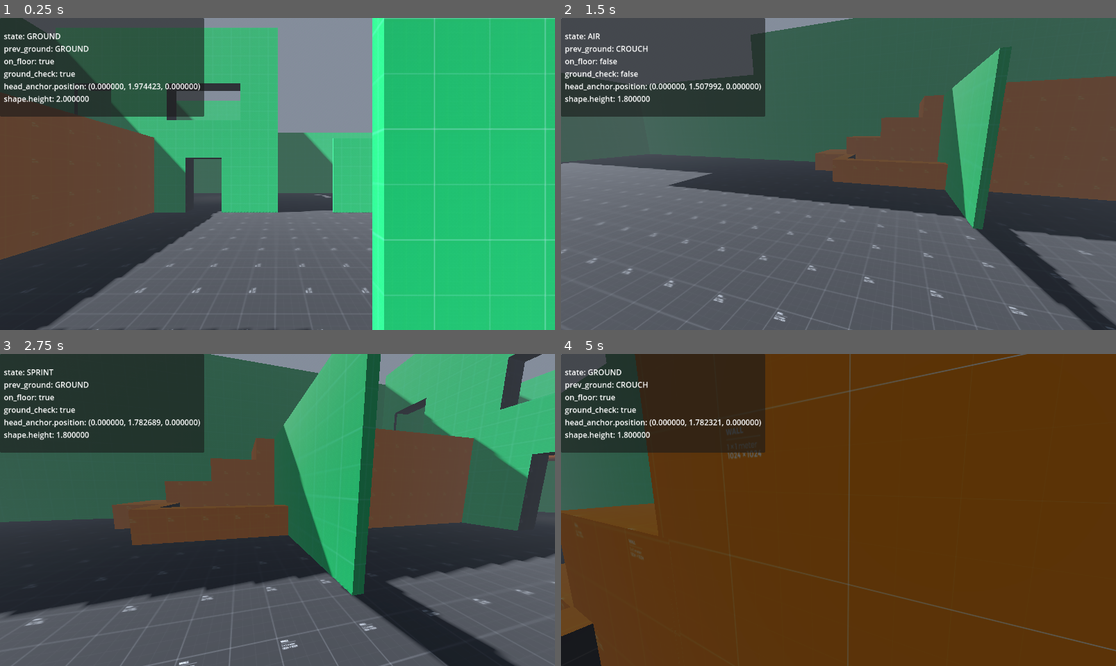
Above: before the commit, frames 1-4 (two rows, left to right).
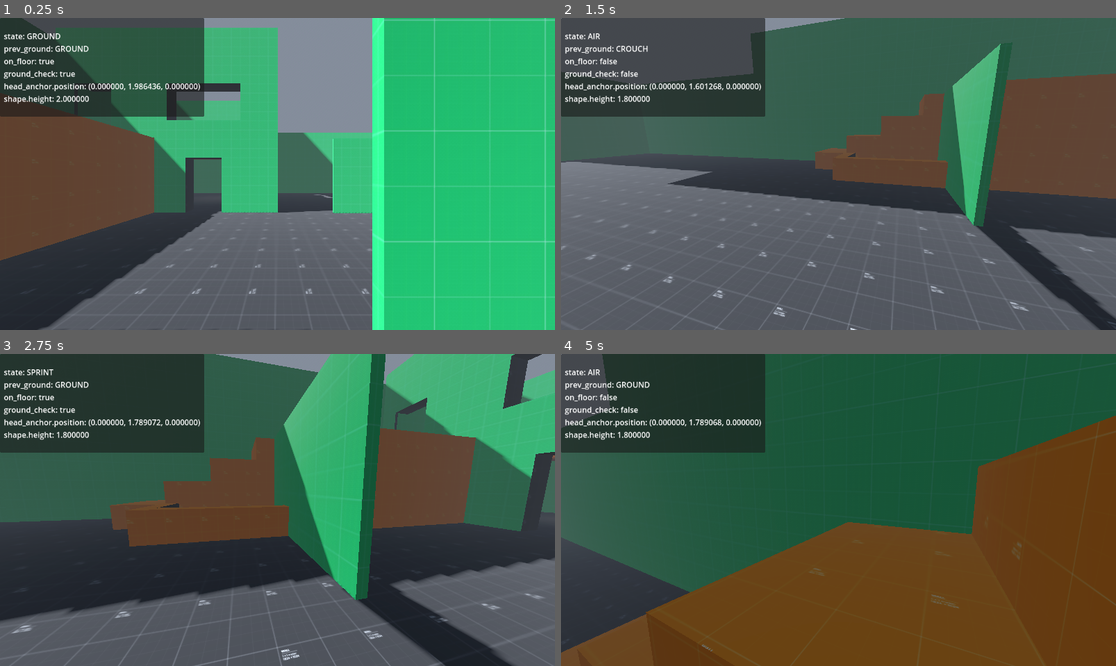
Above: after the commit, the same moments.

Repository: anandantony/project-zero-fps
Game: Godot game, scene res://maps/training/dm_map_1.tscn
Same seed, same stepped clock (60 frames per second), same inputs: the game is played once before the commit and once after it. The project has no main scene, so this scene is started directly.
Inputs (mouse positions are in pixels of both pictures, inside the frame that each line leads up to):
- Up to frame 1 (0.25 s): no input
- Up to frame 2 (1.5 s): tap Enter at 0.5 s; move the mouse to (960, 158) at 0.52 s; hold D (move_right) 0.53-1.28 s; hold C (crouch) 0.53-1.28 s; click (960, 158) at 0.67 s; tap Space (jump) at 0.77 s; move the mouse to (810, 174) at 1.27 s; hold W (move_forward) from 1.28 s (still down); tap C (crouch) at 1.35 s
- Up to frame 3 (2.75 s): keep holding W (move_forward); tap Space (jump) at 1.52 s; move the mouse to (288, 503) at 2.02 s; hold Shift (sprint) from 2.03 s (still down); tap C (crouch) at 2.3 s
- Up to frame 4 (5 s): keep holding W (move_forward); move the mouse to (832, 516) at 2.77 s; release Shift (sprint) at 2.78 s; tap C (crouch) at 2.85, 4.55 s; tap Space (jump) at 3.02, 3.77, 4.52 s; move the mouse to (877, 513) at 3.52 s; hold C (crouch) 3.53-4.28 s; move the mouse to (794, 506) at 4.27 s; tap Shift (sprint) at 4.35 s

The runs differ from the first frame. In frame 1, 1.3% of the frame differs, in the area x 0-100%, y 0-100%; in frame 2, 3.3%; in frame 3, 4.9%; in frame 4, 47%.

Commit message:
Improve slide detection with forward RayCast3D
Added a SlideRay node to the player controller and updated slide logic to use a forward RayCast3D for more accurate slide eligibility checks. Increased crouch transition speed for a snappier feel and refined slide initiation conditions to allow sliding from air if previously sprinting.

Diff:
--- a/maps/training/dm_map_1.tscn
+++ b/maps/training/dm_map_1.tscn
@@ -142,6 +142,12 @@
 uv1_offset = Vector3(0.5, 0.5, 0.5)
 uv1_triplanar = true
 
+[sub_resource type="StandardMaterial3D" id="StandardMaterial3D_6wvmf"]
+resource_local_to_scene = true
+albedo_texture = ExtResource("6_s3t84")
+uv1_offset = Vector3(0.5, 0.5, 0.5)
+uv1_triplanar = true
+
 [sub_resource type="StandardMaterial3D" id="StandardMaterial3D_j0u80"]
 resource_local_to_scene = true
 albedo_texture = ExtResource("6_s3t84")
@@ -263,6 +269,24 @@
 uv1_triplanar = true
 
 [sub_resource type="StandardMaterial3D" id="StandardMaterial3D_u4ges"]
+resource_local_to_scene = true
+albedo_texture = ExtResource("8_w8gs6")
+uv1_offset = Vector3(0.5, 0.5, 0.5)
+uv1_triplanar = true
+
+[sub_resource type="StandardMaterial3D" id="StandardMaterial3D_q1y6w"]
+resource_local_to_scene = true
+albedo_texture = ExtResource("8_w8gs6")
+uv1_offset = Vector3(0.5, 0.5, 0.5)
+uv1_triplanar = true
+
+[sub_resource type="StandardMaterial3D" id="StandardMaterial3D_fbblc"]
+resource_local_to_scene = true
+albedo_texture = ExtResource("8_w8gs6")
+uv1_offset = Vector3(0.5, 0.5, 0.5)
+uv1_triplanar = true
+
+[sub_resource type="StandardMaterial3D" id="StandardMaterial3D_lffju"]
 resource_local_to_scene = true
 albedo_texture = ExtResource("8_w8gs6")
 uv1_offset = Vector3(0.5, 0.5, 0.5)
@@ -420,7 +444,7 @@
 transform = Transform3D(-4.371139e-08, 0, 1, 0, 1, 0, -1, 0, -4.371139e-08, -6.9663754, -1.2695291, 0.9792352)
 operation = 2
 size = Vector3(2.1812897, 1.2832026, 3.4580078)
-material = SubResource("StandardMaterial3D_lnn3n")
+material = SubResource("StandardMaterial3D_6wvmf")
 block_color = 3
 
 [node name="ProtoCSGBox3D4" parent="Map" instance=ExtResource("4_ovcgl")]
@@ -565,21 +589,21 @@
 [node name="ProtoCSGBox3D40" parent="Map" instance=ExtResource("4_ovcgl")]
 transform = Transform3D(1, 0, 0, 0, 1, 0, 0, 0, 1, -24.040771, 3.2559986, -0.16791296)
 size = Vector3(0.2906494, 6.796196, 23.875244)
-material = SubResource("StandardMaterial3D_u4ges")
+material = SubResource("StandardMaterial3D_q1y6w")
 block_color = 1
 block_style = 2
 
 [node name="ProtoCSGBox3D41" parent="Map" instance=ExtResource("4_ovcgl")]
 transform = Transform3D(-4.371139e-08, 0, -1, 0, 1, 0, 1, 0, -4.371139e-08, -17.115871, 3.2559967, -12.190815)
 size = Vector3(0.2906494, 6.796196, 13.8515625)
-material = SubResource("StandardMaterial3D_u4ges")
+material = SubResource("StandardMaterial3D_fbblc")
 block_color = 1
 block_style = 2
 
 [node name="ProtoCSGBox3D42" parent="Map" instance=ExtResource("4_ovcgl")]
 transform = Transform3D(-4.371139e-08, 0, -1, 0, 1, 0, 1, 0, -4.371139e-08, 6.878978, 4.6472797, -12.190814)
 size = Vector3(0.2906494, 9.578762, 34.469482)
-material = SubResource("StandardMaterial3D_u4ges")
+material = SubResource("StandardMaterial3D_lffju")
 block_color = 1
 block_style = 2
 
--- a/prefabs/characters/player_controller.tscn
+++ b/prefabs/characters/player_controller.tscn
@@ -51,6 +51,11 @@
 unique_name_in_owner = true
 transform = Transform3D(1, 0, 0, 0, 1, 0, 0, 0, 1, 0, 0.81398976, 0)
 
+[node name="SlideRay" type="RayCast3D" parent="."]
+unique_name_in_owner = true
+transform = Transform3D(1, 0, 0, 0, 1, 0, 0, 0, 1, 0, 0.1, 0)
+target_position = Vector3(0, -0.8, -1)
+
 [node name="Control" type="Control" parent="."]
 layout_mode = 3
 anchors_preset = 0
--- a/scripts/player_controller.gd
+++ b/scripts/player_controller.gd
@@ -34,7 +34,7 @@
 @export var stand_height := 1.8
 @export var eye_height_stand := 1.8
 @export var crouch_camera_offset := -0.6
-@export var crouch_transition_speed := 10.0
+@export var crouch_transition_speed := 15.0
 
 @export_group("Slide", "slide")
 @export var slide_start_speed := 10.0
@@ -57,7 +57,7 @@
 @onready var gravity: float = ProjectSettings.get_setting("physics/3d/default_gravity", 9.8) * 1.75
 @onready var _eye_height_local := head_anchor.position.y
 @onready var ground_check: RayCast3D = $GroundCheck
-@onready var _max_slide_dot := cos(deg_to_rad(slide_max_angle))
+@onready var slide_ray: RayCast3D = %SlideRay
 
 # Debug
 @onready var debug_label: Label = %DebugLabel
@@ -240,7 +240,14 @@
 
 	# Grounded states
 	if wants_crouch:
-		if move_state == MoveState.SPRINT and _can_slide_on_floor():
+		var wants_slide = (
+			move_state == MoveState.SPRINT
+			or (
+				move_state == MoveState.AIR
+				and previous_ground_state == MoveState.SPRINT
+			)
+		)
+		if wants_slide and _can_slide_on_floor():
 			_enter_slide()
 			return
 
@@ -275,13 +282,21 @@
 	InputRouter.reset_crouch_if_toggled()
 	InputRouter.consume_jump()
 
-# make it forward raycast based
 func _can_slide_on_floor() -> bool:
 	if not _is_grounded():
 		return false
 
-	var n := get_floor_normal()
-	return n.dot(Vector3.UP) >= _max_slide_dot
+	if not slide_ray.is_colliding():
+		return false
+
+	var n := slide_ray.get_collision_normal()
+	var dot := n.dot(Vector3.UP)
+
+	# Reject walls / cliffs
+	if dot < 0.2:
+		return false
+
+	return true
 
 func _enter_slide() -> void:
 	previous_ground_state = MoveState.SPRINT
Not shown: 1 places in maps/training/dm_map_1.tscn that only renumber resources
